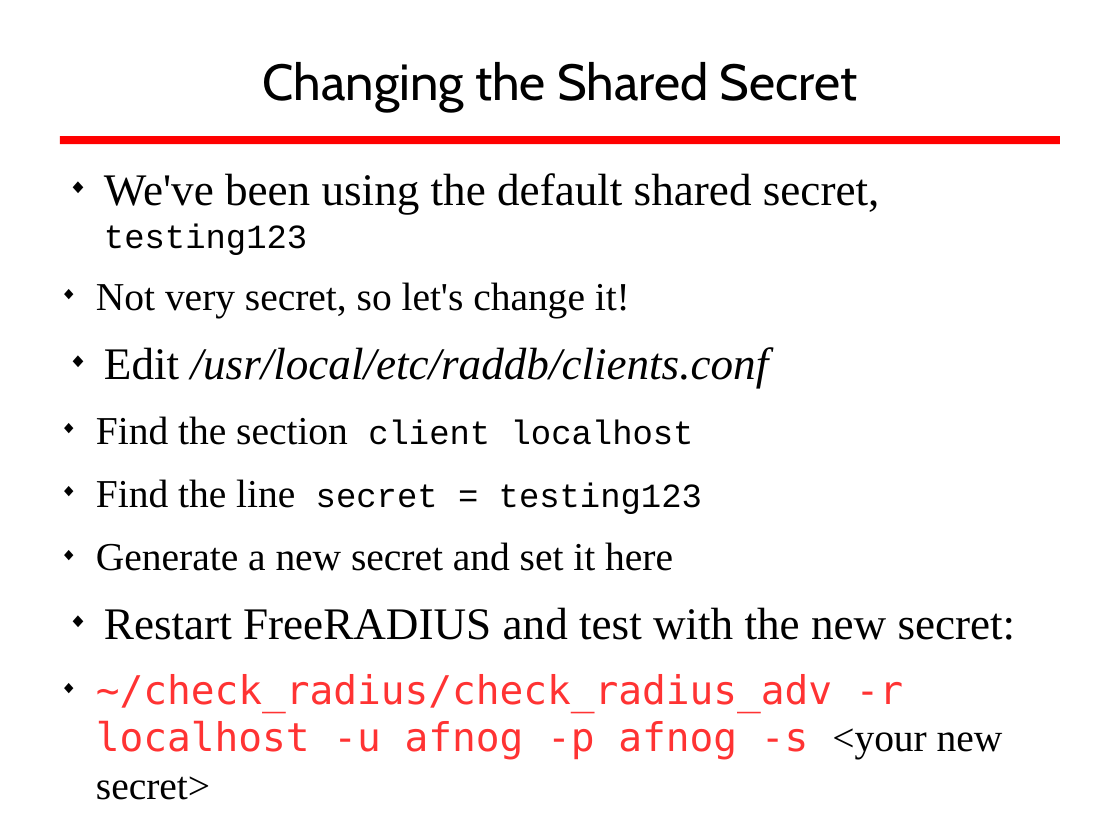
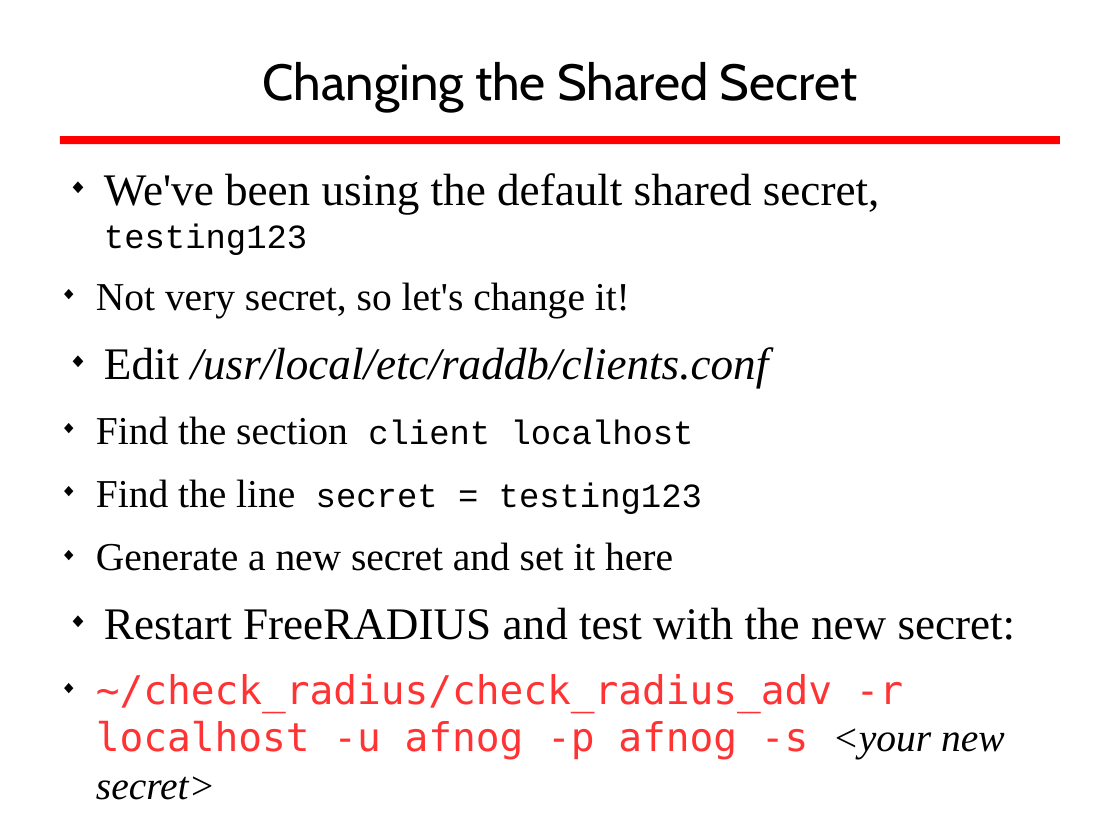
Before and after one commit to afnog/sse, a slide deck: slide 42 of radius/radius_presentation.odp. Drawn at 1120x840 pixels with LibreOffice and Linux fonts; fonts in the diff are those of the drawing; background and template pictures are left out. Boxes give left, top, right and bottom in pixels: in the first picture for what was removed or moved away, otherwise in the second. Text is boxed around its words. In the diff, an @@ line names an element or a change of style, - is before the commit and + after.

```diff
--- a/radius/radius_presentation.odp
+++ b/radius/radius_presentation.odp
@@ text at (96, 674, 1005, 800): italic on in "<your new secret>" @@
```
Also in this commit, not shown: 1 other slide changed, 1 other file.
